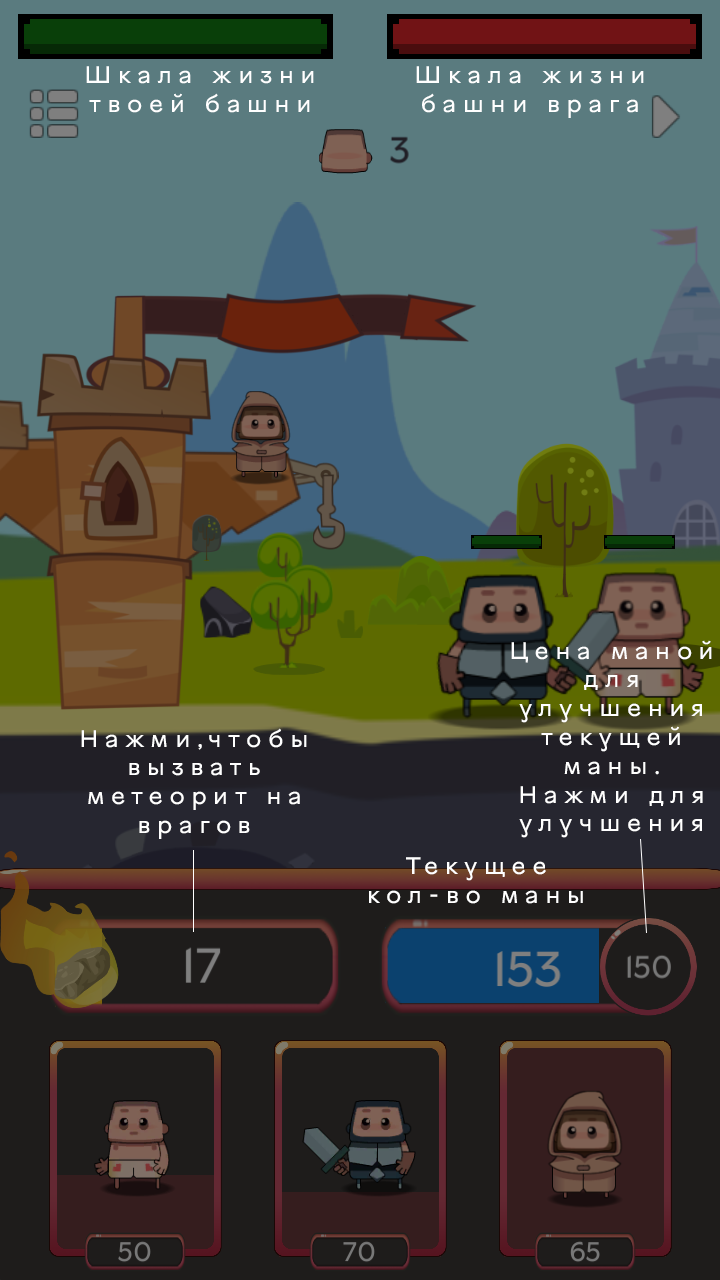
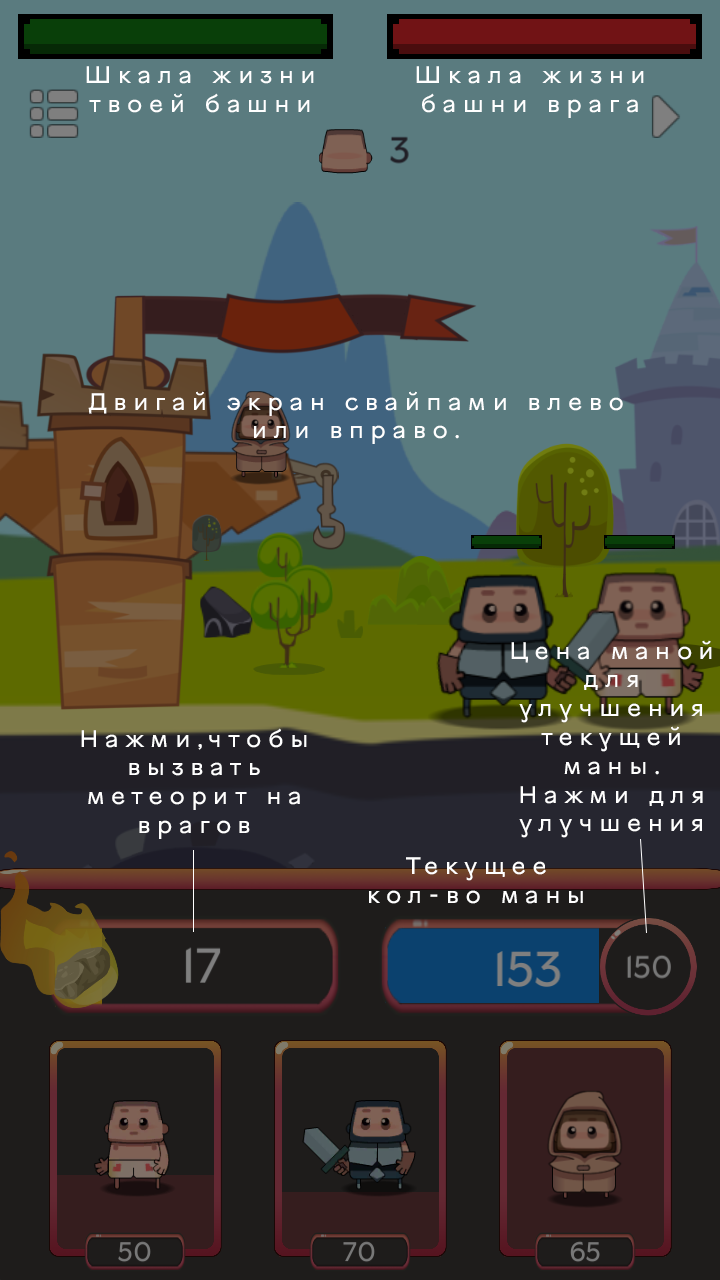
Layers edited between the first and the second 720 x 1280 image:
added layer "Двигай экран свайпами влево или вправо." above "Цена маной для улучшения текущей маны. Нажми для улучшения" over (88, 391, 623, 444)
